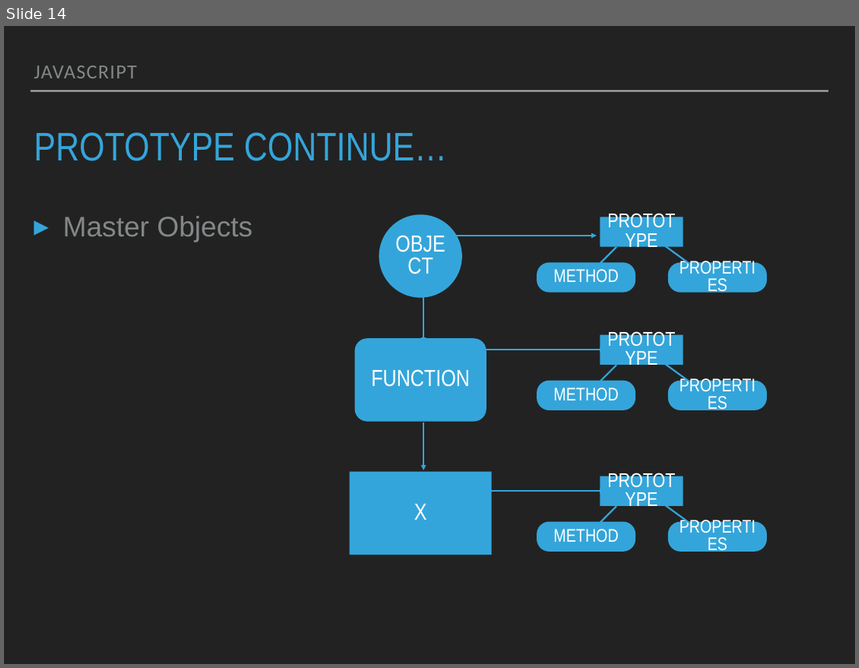
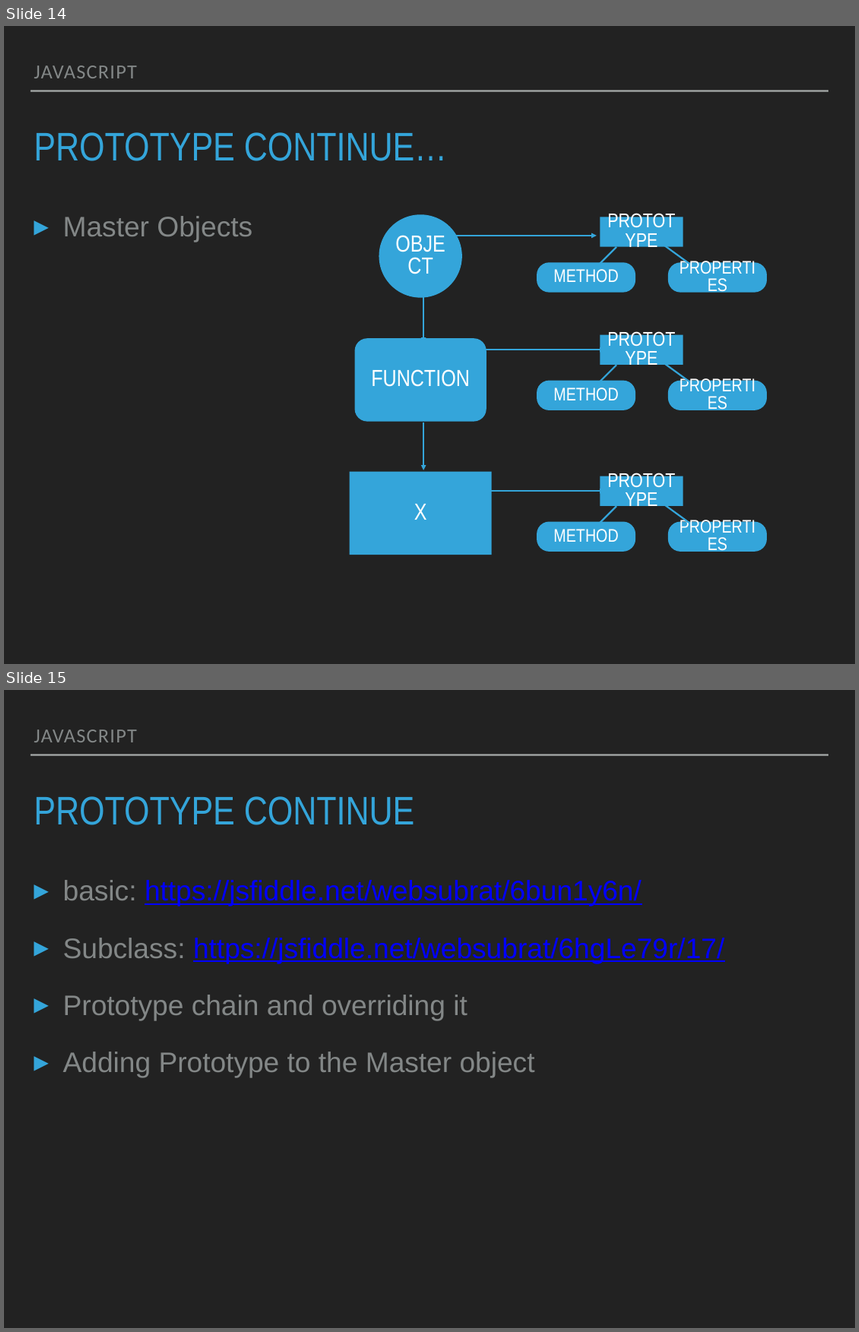
Before and after one commit to websubrat/trainingJS, a slide deck: javaScript.pptx. Shown one above the other, each under a label of ours: slide 14 before the commit, slides 14 and 15 after it. The pictures are 859x668 and 859x1332 pixels, drawn with LibreOffice and Linux fonts; fonts in the diff are those of the drawing. Boxes give left, top, right and bottom in pixels: in the first picture for what was removed or moved away, otherwise in the second. Text is boxed around its words. In the diff, an @@ line names an element or a change of style, - is before the commit and + after.

```diff
--- a/javaScript.pptx
+++ b/javaScript.pptx
@@ slide 15 added at (4,690,855,1328), background #222222; not listed: 1 template element that a slide beside it also shows @@
@@ text added at (34,730,136,742), 24 pt, text #838787 @@
+JAVASCRIPT
@@ title added at (34,796,414,825), 48 pt, text #34A5DA @@
+PROTOTYPE CONTINUE
@@ text added at (63,880,724,1078), 34 pt, text #0000FF, underline @@
+▸ basic: https://jsfiddle.net/websubrat/6bun1y6n/
+▸ Subclass: https://jsfiddle.net/websubrat/6hgLe79r/17/
+▸ Prototype chain and overriding it
+▸ Adding Prototype to the Master object
```
Also in this commit, not shown: 1 slide changed, 1 other slide added, 1 other file.
